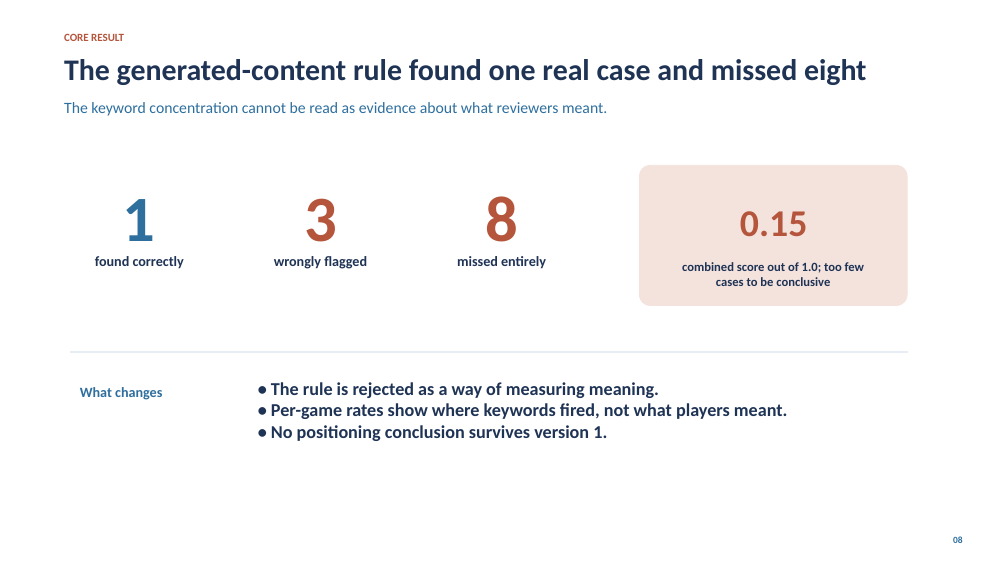
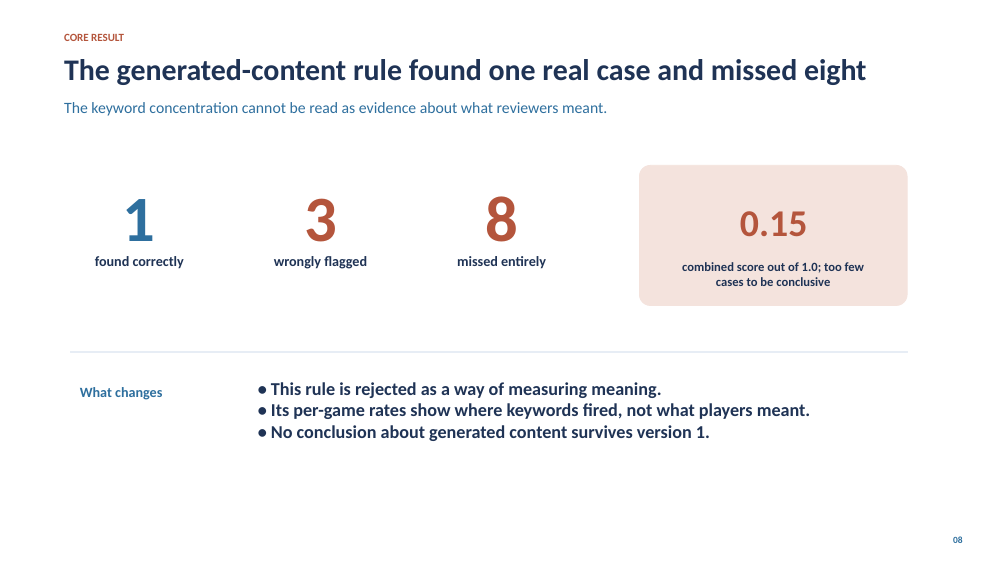
Before and after one commit to brendenandoseh-code/steam-game-reception, a slide deck: slide 8 of Steam_Game_Reception_Validation_Deck.pptx. Drawn at 1008x567 pixels with LibreOffice and Linux fonts; fonts in the diff are those of the drawing. Boxes give left, top, right and bottom in pixels: in the first picture for what was removed or moved away, otherwise in the second. Text is boxed around its words. In the diff, an @@ line names an element or a change of style, - is before the commit and + after.

Commit message:
Export deck to PDF; narrow slide 8 so it stops contradicting slide 9
Exporting surfaced a real defect. Slide 8 was written when nothing had survived
validation, so its closing bullets made whole-project claims: per-game rates
show only where keywords fired, and no positioning conclusion survives version
1. Moving the finding to slide 9 put a slide presenting a positioning conclusion
directly after a slide denying one exists.

Both bullets are true of the thirteen failed categories and false of the three
that held up. Narrowed to the generated-content rule, which is what slide 8 is
actually about, so the sequence now reads: this rule failed, here is what did
survive, here is why the rest failed.

PDF committed alongside the pptx and linked from the README, since a PDF opens
anywhere and the pptx does not.

```diff
--- a/Steam_Game_Reception_Validation_Deck.pptx
+++ b/Steam_Game_Reception_Validation_Deck.pptx
@@ text at [271,382,811,441]: text changed @@
-• The rule is rejected as a way of measuring meaning.
-• Per-game rates show where keywords fired, not what players meant.
-• No positioning conclusion survives version 1.
+• This rule is rejected as a way of measuring meaning.
+• Its per-game rates show where keywords fired, not what players meant.
+• No conclusion about generated content survives version 1.
```
Also in this commit, not shown: 2 other files.
